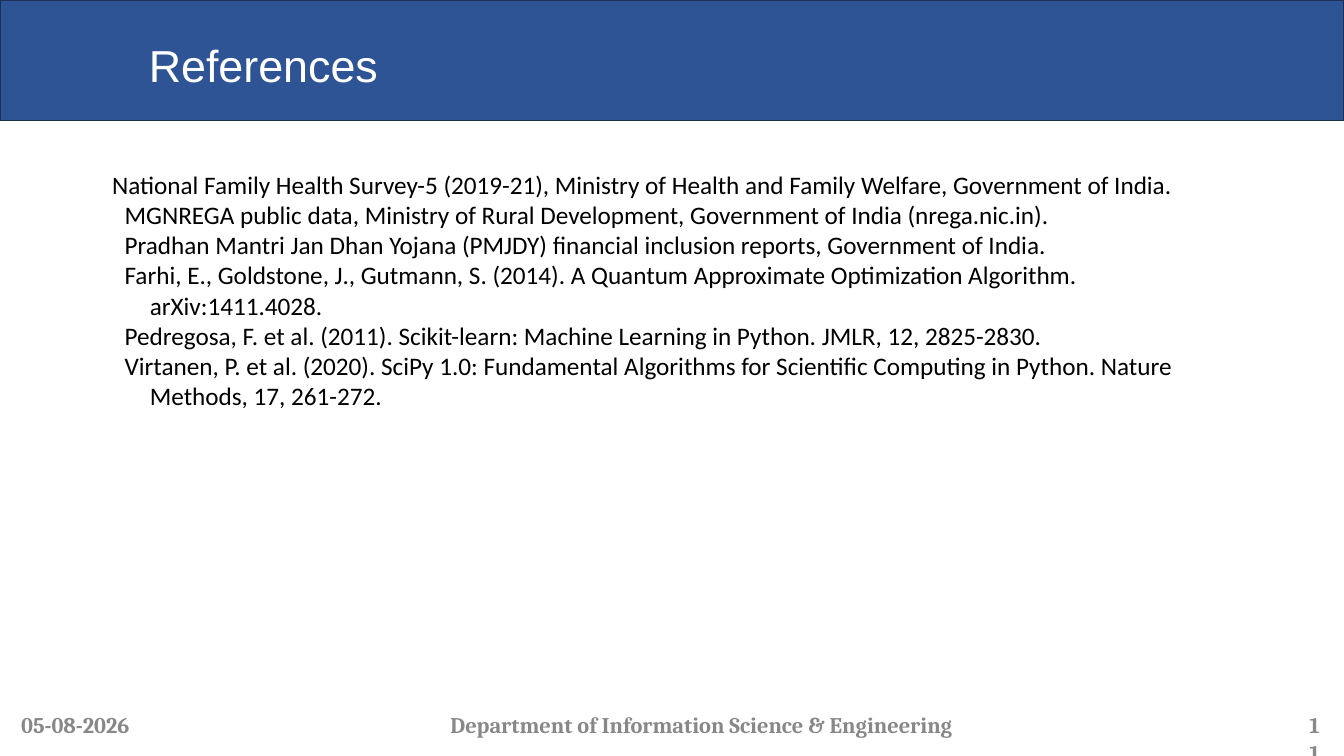
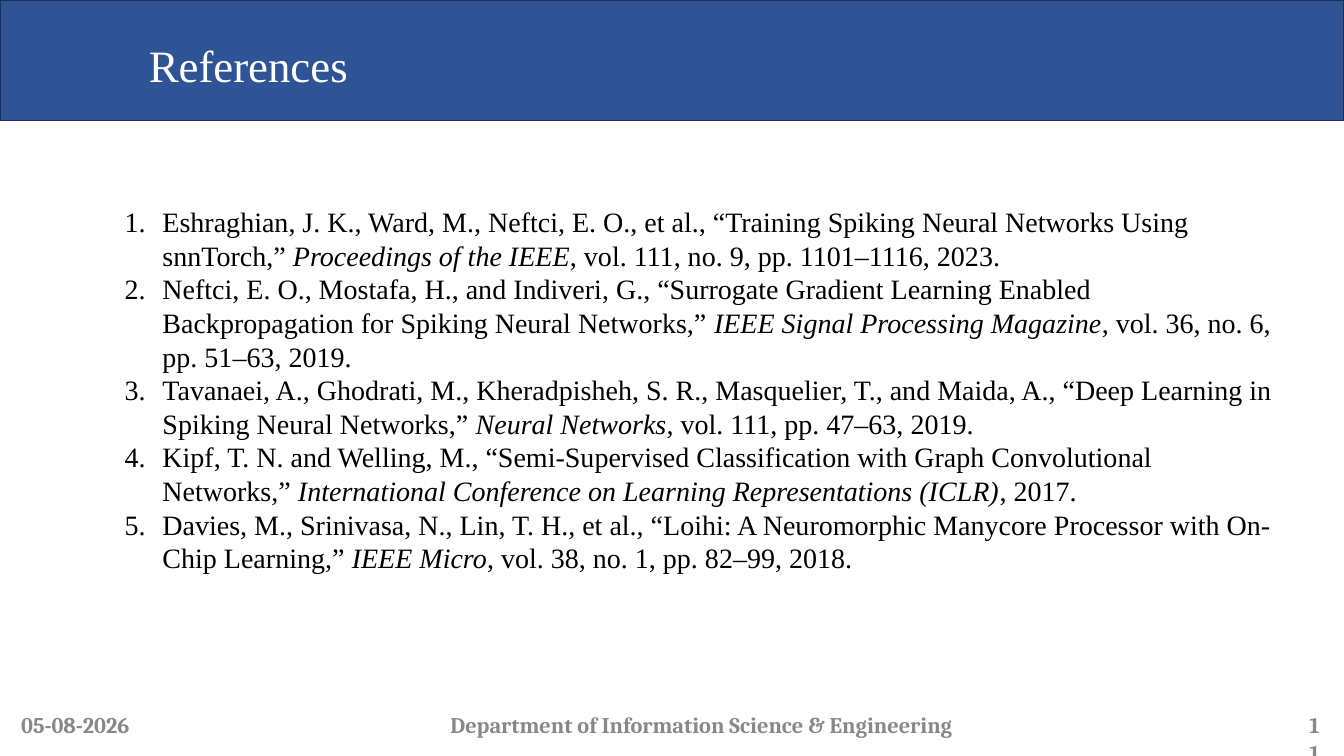
Before and after one commit to Dikshith-Manjunath/FS-Lab, a slide deck: slide 11 of A-08_TG-SNN.pptx. Drawn at 1344x756 pixels with LibreOffice and Linux fonts; fonts in the diff are those of the drawing; background and template pictures are left out. Boxes give left, top, right and bottom in pixels: in the first picture for what was removed or moved away, otherwise in the second. Text is boxed around its words. In the diff, an @@ line names an element or a change of style, - is before the commit and + after.

```diff
--- a/A-08_TG-SNN.pptx
+++ b/A-08_TG-SNN.pptx
@@ title "References" at [149, 50, 348, 83]: font Arial to Times New Roman @@
@@ text at [162, 212, 1271, 574]: text changed; size 18 to 20 pt; font Calibri to Times New Roman @@
-National Family Health Survey-5 (2019-21), Ministry of Health and Family Welfare, Government of India.
-MGNREGA public data, Ministry of Rural Development, Government of India (nrega.nic.in).
-Pradhan Mantri Jan Dhan Yojana (PMJDY) financial inclusion reports, Government of India.
-Farhi, E., Goldstone, J., Gutmann, S. (2014). A Quantum Approximate Optimization Algorithm. arXiv:1411.4028.
-Pedregosa, F. et al. (2011). Scikit-learn: Machine Learning in Python. JMLR, 12, 2825-2830.
-Virtanen, P. et al. (2020). SciPy 1.0: Fundamental Algorithms for Scientific Computing in Python. Nature Methods, 17, 261-272.
+1. Eshraghian, J. K., Ward, M., Neftci, E. O., et al., “Training Spiking Neural Networks Using snnTorch,” Proceedings of the IEEE, vol. 111, no. 9, pp. 1101–1116, 2023.
+2. Neftci, E. O., Mostafa, H., and Indiveri, G., “Surrogate Gradient Learning Enabled Backpropagation for Spiking Neural Networks,” IEEE Signal Processing Magazine, vol. 36, no. 6, pp. 51–63, 2019.
+3. Tavanaei, A., Ghodrati, M., Kheradpisheh, S. R., Masquelier, T., and Maida, A., “Deep Learning in Spiking Neural Networks,” Neural Networks, vol. 111, pp. 47–63, 2019.
+4. Kipf, T. N. and Welling, M., “Semi-Supervised Classification with Graph Convolutional Networks,” International Conference on Learning Representations (ICLR), 2017.
+5. Davies, M., Srinivasa, N., Lin, T. H., et al., “Loihi: A Neuromorphic Manycore Processor with On-Chip Learning,” IEEE Micro, vol. 38, no. 1, pp. 82–99, 2018.
```
Also in this commit, not shown: 11 other slides changed, 1 other file.
